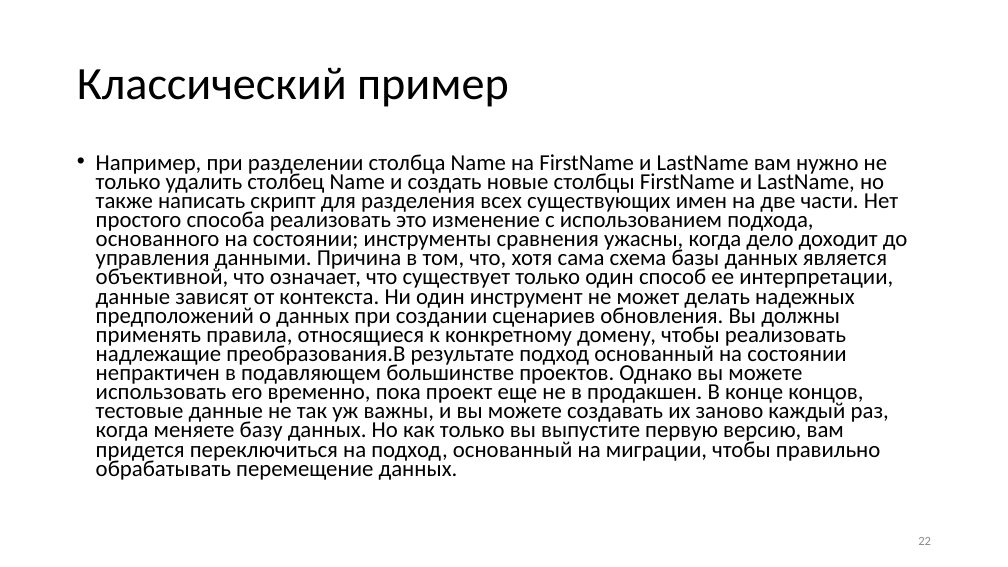
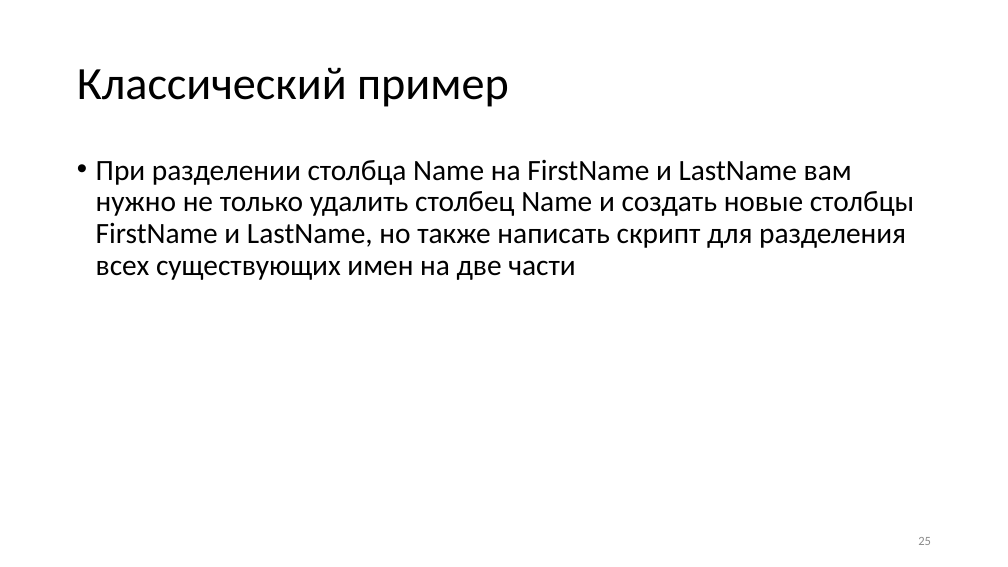
Before and after one commit to Sa1Gur/DbTest.Containers, a slide deck: slide 25 of DbaseTesting.pptx (slide 22 before the commit). Drawn at 1008x567 pixels with LibreOffice and Linux fonts; fonts in the diff are those of the drawing. Boxes give left, top, right and bottom in pixels: in the first picture for what was removed or moved away, otherwise in the second. Text is boxed around its words. In the diff, an @@ line names an element or a change of style, - is before the commit and + after.

Commit message:
update slides

```diff
--- a/DbaseTesting.pptx
+++ b/DbaseTesting.pptx
@@ text at (96, 160, 915, 280): text changed; size 21.7 to 28 pt @@
-• Например, при разделении столбца Name на FirstName и LastName вам нужно не только удалить столбец Name и создать новые столбцы FirstName и LastName, но также написать скрипт для разделения всех существующих имен на две части. Нет простого способа реализовать это изменение с использованием подхода, основанного на состоянии; инструменты сравнения ужасны, когда дело доходит до управления данными. Причина в том, что, хотя сама схема базы данных является объективной, что означает, что существует только один способ ее интерпретации, данные зависят от контекста. Ни один инструмент не может делать надежных предположений о данных при создании сценариев обновления. Вы должны применять правила, относящиеся к конкретному домену, чтобы реализовать надлежащие преобразования.В результате подход основанный на состоянии непрактичен в подавляющем большинстве проектов. Однако вы можете использовать его временно, пока проект еще не в продакшен. В конце концов, тестовые данные не так уж важны, и вы можете создавать их заново каждый раз, когда меняете базу данных. Но как только вы выпустите первую версию, вам придется переключиться на подход, основанный на миграции, чтобы правильно обрабатывать перемещение данных.
+• При разделении столбца Name на FirstName и LastName вам нужно не только удалить столбец Name и создать новые столбцы FirstName и LastName, но также написать скрипт для разделения всех существующих имен на две части
@@ page number at (918, 537, 931, 545): text changed @@
-22
+25
```
Also in this commit, not shown: 34 other slides changed, 8 slides added, 5 slides removed, 1 other file.
